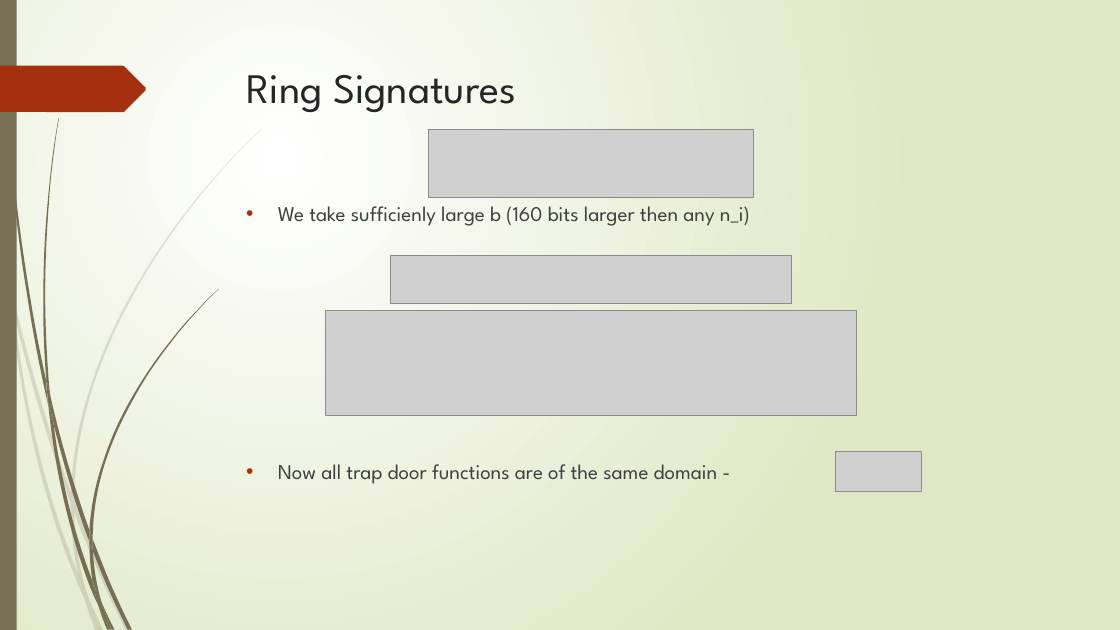
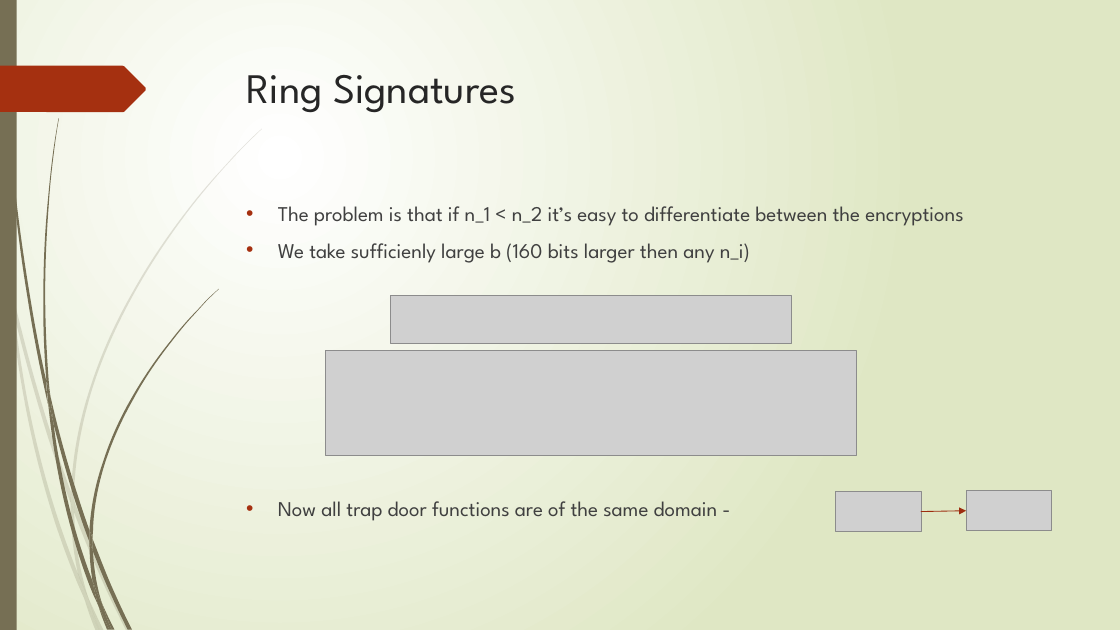
Before and after one commit to eliranmoyal/geo-secret, a slide deck: slide 5 of geo-secret.pptx (slide 4 before the commit). Drawn at 1120x630 pixels with LibreOffice and Linux fonts; fonts in the diff are those of the drawing; grey boxes stand for pictures. Boxes give left, top, right and bottom in pixels: in the first picture for what was removed or moved away, otherwise in the second. Text is boxed around its words. In the diff, an @@ line names an element or a change of style, - is before the commit and + after.

```diff
--- a/geo-secret.pptx
+++ b/geo-secret.pptx
@@ picture removed at bbox=[429, 129, 754, 197] @@
@@ text at bbox=[278, 206, 963, 226]: paragraph added @@
+• The problem is that if n_1 < n_2 it’s easy to differentiate between the encryptions
@@ 3 pictures: place and size @@
-3 pictures at bbox=[326, 255, 922, 492]
+3 pictures at bbox=[326, 296, 922, 532]
@@ picture added at bbox=[966, 491, 1052, 531] @@
@@ arrow added from (921, 512) to (966, 511), #9E2E0F 0.75 pt @@
```
Also in this commit, not shown: 2 other slides changed, 2 slides added, 7 other files.
